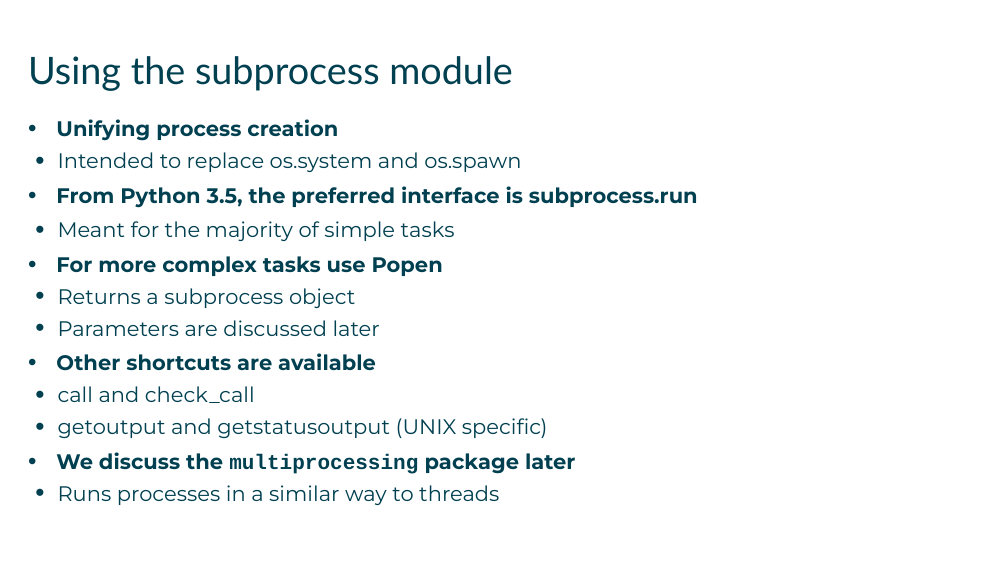
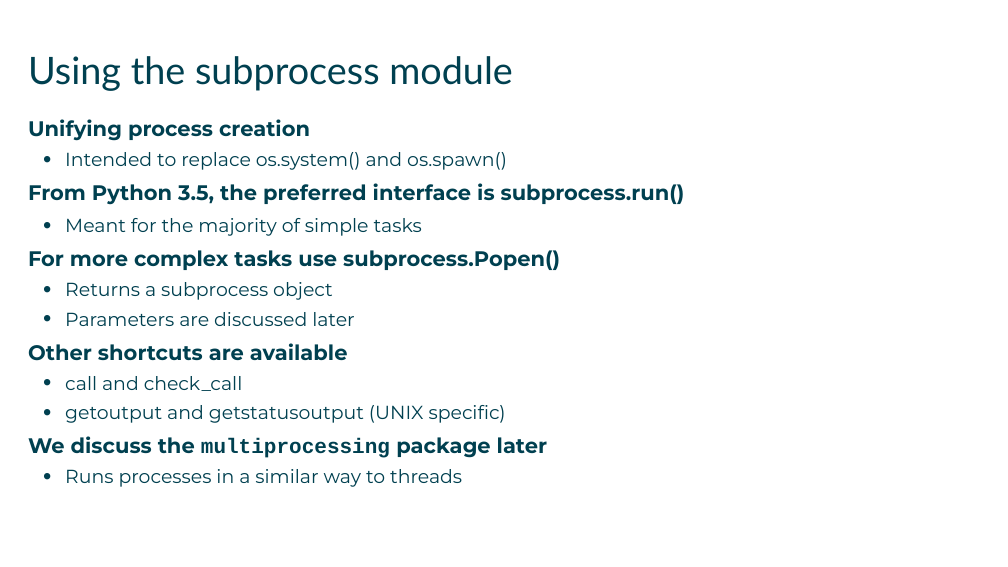
Before and after one commit to AndySmithQA/June24py3, a slide deck: slide 6 of QAPYTH3/DG_14_Multitasking_and_asyncio.pptx. Drawn at 1008x567 pixels with LibreOffice and Linux fonts; fonts in the diff are those of the drawing. Boxes give left, top, right and bottom in pixels: in the first picture for what was removed or moved away, otherwise in the second. Text is boxed around its words. In the diff, an @@ line names an element or a change of style, - is before the commit and + after.

```diff
--- a/QAPYTH3/DG_14_Multitasking_and_asyncio.pptx
+++ b/QAPYTH3/DG_14_Multitasking_and_asyncio.pptx
@@ text at bbox=[28, 119, 547, 487]: size 20 to 18 pt in "Meant for the majority of simple tasks", "Returns a subprocess object", "Parameters are discussed later", "call and check_call" and 2 more places; bullet • to none; indent changed @@
@@ text at bbox=[28, 152, 685, 205]: text changed @@
-  • Intended to replace os.system and os.spawn
-• From Python 3.5, the preferred interface is subprocess.run
+  • Intended to replace os.system() and os.spawn()
+From Python 3.5, the preferred interface is subprocess.run()
@@ text at bbox=[28, 250, 560, 270]: text changed @@
-• For more complex tasks use Popen
+For more complex tasks use subprocess.Popen()
```
Also in this commit, not shown: 24 other slides changed, 45 other files.
